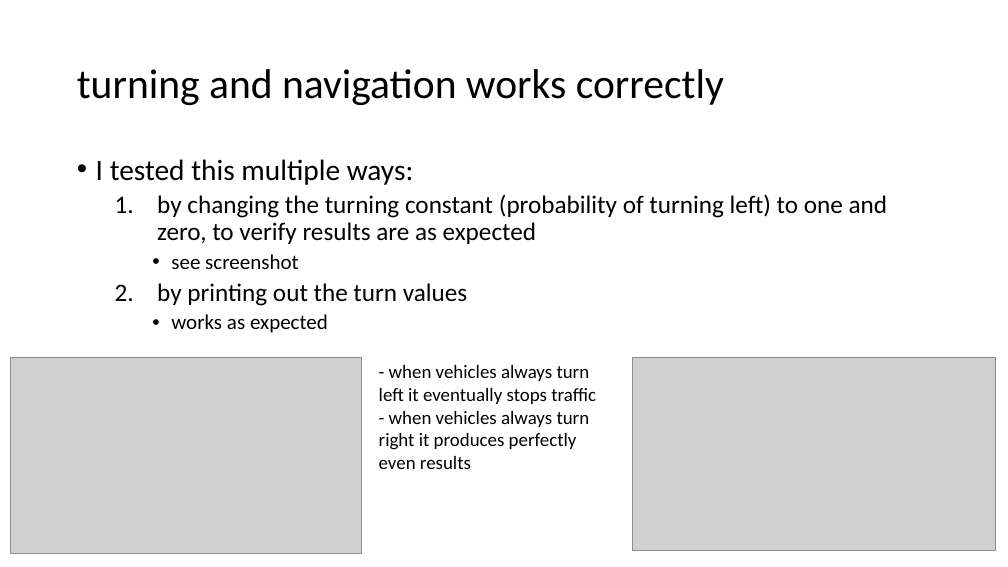
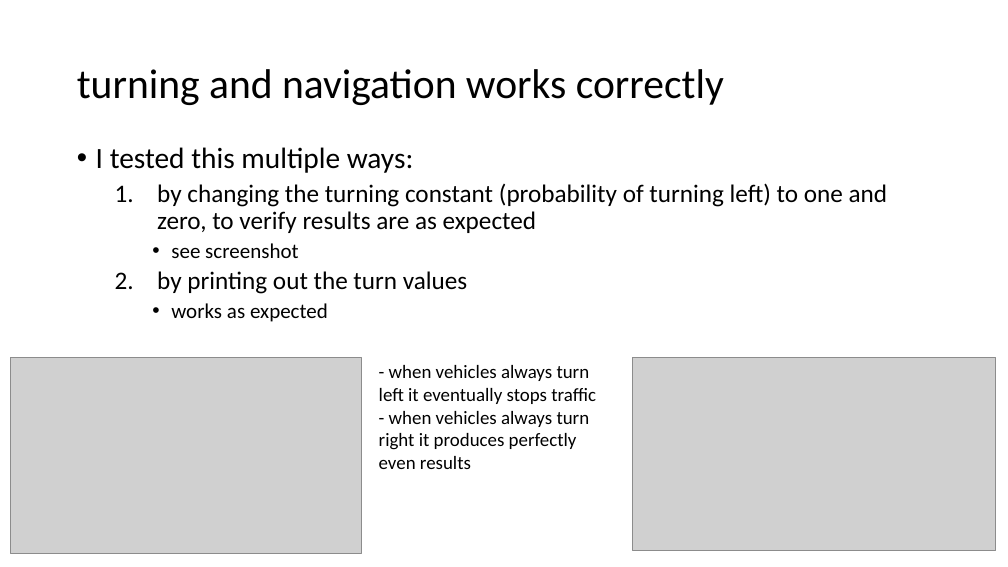
Before and after one commit to dvtate/cs, a slide deck: slide 23 of cs116/project/CS116 final project.pptx. Drawn at 1008x567 pixels with LibreOffice and Linux fonts; fonts in the diff are those of the drawing; grey boxes stand for pictures. Boxes give left, top, right and bottom in pixels: in the first picture for what was removed or moved away, otherwise in the second. Text is boxed around its words. In the diff, an @@ line names an element or a change of style, - is before the commit and + after.

```diff
--- a/cs116/project/CS116 final project.pptx
+++ b/cs116/project/CS116 final project.pptx
@@ text "I tested this multiple ways:": place and size @@
-text "I tested this multiple ways:" at bbox=[96, 159, 888, 333]
+text "I tested this multiple ways:" at bbox=[96, 147, 888, 322]
```
Also in this commit, not shown: 2 other slides changed, 10 other files.
